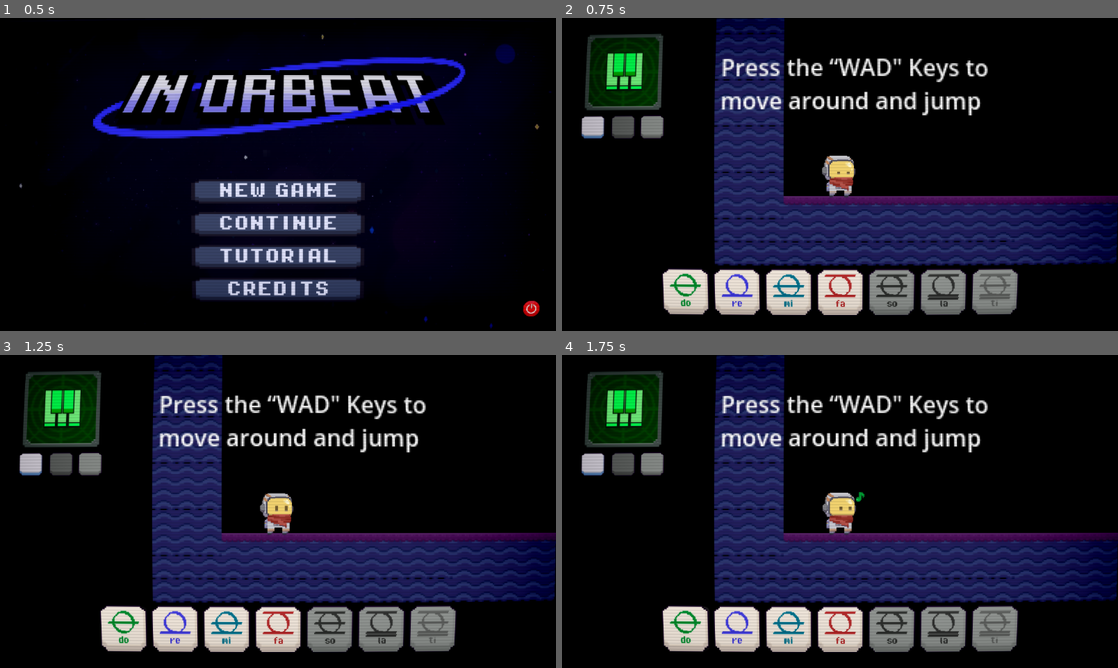
Above: before the commit, frames 1-4 (two rows, left to right).
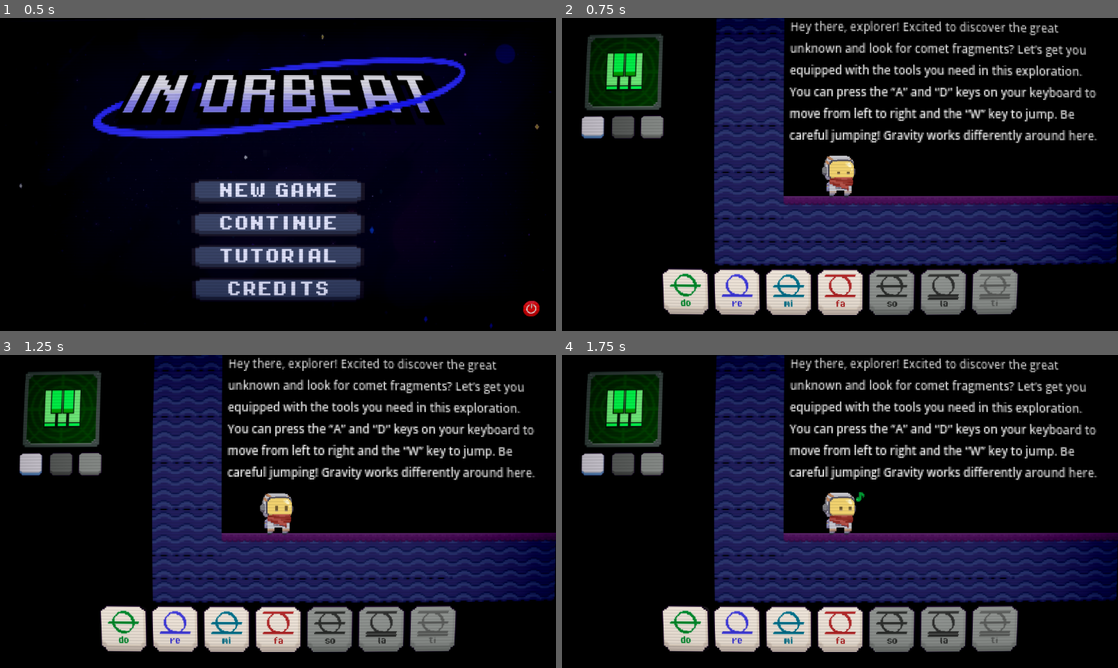
Above: after the commit, the same moments.

Repository: Washington99/musicplatformer
Game: Godot game, scene res://Scenes/main_menu.tscn
Same seed, same stepped clock (60 frames per second), same inputs: the game is played once before the commit and once after it. Sound files missing from this copy of the repository are replaced by a short silence.
Inputs:
- Up to frame 1 (0.5 s): no input
- Up to frame 2 (0.75 s): click "TUTORIAL" at 0.5 s
- Up to frame 3 (1.25 s): no input
- Up to frame 4 (1.75 s): click "Do" at 1.25 s

Frame 1 is identical in both runs. In frame 2, 8.1% of the frame differs, in the area x 28-97%, y 0-40%; in frame 3, 8.1%; in frame 4, 8.1%.

Commit message:
Added labels for tutorial instructions

Diff:
--- a/Scenes/level_tutorial.tscn
+++ b/Scenes/level_tutorial.tscn
@@ -206,22 +206,6 @@
 notes_list = Array[String](["piano_1", "piano_1", "piano_1"])
 next_scene_path = "res://Scenes/level_1.tscn"
 
-[node name="movement_text" type="RichTextLabel" parent="."]
-offset_left = 212.0
-offset_top = 363.0
-offset_right = 408.0
-offset_bottom = 412.0
-text = "Press the “WAD\" Keys to move around and jump"
-fit_content = true
-
-[node name="lifeform_text" type="RichTextLabel" parent="."]
-offset_left = 508.0
-offset_top = 275.0
-offset_right = 755.0
-offset_bottom = 369.0
-text = "This is a Lifeform. They give out hints for your journey. Interact with them by pressing the \"spacebar\"."
-fit_content = true
-
 [node name="player" parent="." instance=ExtResource("6_pma55")]
 position = Vector2(295, 446)
 allowed_instruments = Array[String](["piano"])
@@ -246,12 +230,14 @@
 
 [node name="Lifeform" parent="Gate" instance=ExtResource("6_4ndgs")]
 position = Vector2(36, -50)
+song_list = Array[String](["piano_3"])
 notes_selection = Array[String](["1", "3"])
+is_lifeform_for_vertice = true
 
 [node name="switch" parent="Gate" instance=ExtResource("12_asqfv")]
 position = Vector2(1, -49)
 trigger_keys = Array[String](["piano_3"])
-notes_selection = Array[String](["1", "3", "5"])
+notes_selection = Array[String](["1", "3"])
 
 [node name="Gate2" parent="." node_paths=PackedStringArray("needed_vertices", "lifeform") instance=ExtResource("10_0yhtl")]
 position = Vector2(635, 145)
@@ -260,12 +246,14 @@
 
 [node name="Lifeform2" parent="Gate2" instance=ExtResource("6_4ndgs")]
 position = Vector2(-42, -50)
+song_list = Array[String](["piano_3"])
 notes_selection = Array[String](["1", "3"])
+is_lifeform_for_vertice = true
 
 [node name="switch2" parent="Gate2" instance=ExtResource("12_asqfv")]
 position = Vector2(-1, -50)
 trigger_keys = Array[String](["piano_3"])
-notes_selection = Array[String](["1", "3", "5"])
+notes_selection = Array[String](["1", "3"])
 
 [node name="Mover" parent="." node_paths=PackedStringArray("lifeform", "dest_for_decreasing", "dest_for_increasing") instance=ExtResource("10_2u0h3")]
 position = Vector2(891, 366)
@@ -291,3 +279,55 @@
 offset_left = -1.0
 offset_right = -1.0
 metadata/_edit_use_anchors_ = true
+
+[node name="movement_label" type="Label" parent="."]
+anchors_preset = -1
+offset_left = 260.0
+offset_top = 341.0
+offset_right = 485.0
+offset_bottom = 428.0
+grow_horizontal = 2
+grow_vertical = 2
+size_flags_vertical = 8
+theme_override_font_sizes/font_size = 8
+text = "Hey there, explorer! Excited to discover the great unknown and look for comet fragments? Let’s get you equipped with the tools you need in this exploration.
+You can press the “A” and “D” keys on your keyboard to move from left to right and the “W” key to jump. Be careful jumping! Gravity works differently around here."
+autowrap_mode = 2
+
+[node name="lifeform_label" type="Label" parent="."]
+offset_left = 544.0
+offset_top = 282.0
+offset_right = 761.0
+offset_bottom = 369.0
+theme_override_font_sizes/font_size = 8
+text = "In your exploration journey, you will come across these lifeforms. These sentient species serve as a guide as you traverse through the planet. Interact with them by pressing the spacebar and musical notes will play. Take note of these notes as it will help you as you go deeper in this adventure! Try and listen to this lifeform."
+autowrap_mode = 2
+
+[node name="mover_label" type="Label" parent="."]
+offset_left = 772.0
+offset_top = 280.0
+offset_right = 972.0
+offset_bottom = 382.0
+theme_override_font_sizes/font_size = 8
+text = " Do you remember the note played by the lifeform earlier? That suggests the middle note for this mover! A mover listens to a series of musical notes played in an ascending (moving upwards in pitch) or descending (moving downwards in pitch) melodic line. Try playing ‘Mi-Re-Do’ first, then ‘Do-Re-Mi’ and see where it takes you!"
+autowrap_mode = 2
+
+[node name="gate_label" type="Label" parent="."]
+offset_left = 780.0
+offset_top = 32.0
+offset_right = 978.0
+offset_bottom = 109.0
+theme_override_font_sizes/font_size = 8
+text = "Oh no! There’s a bound gate blocking our way. These gates have their corresponding vertex that opens the gate when you play the correct note. Press the spacebar on the microphone-looking vertex to hear which note you need to play!
+"
+autowrap_mode = 2
+
+[node name="comet_label" type="Label" parent="."]
+offset_left = 292.0
+offset_top = 48.0
+offset_right = 443.0
+offset_bottom = 165.0
+theme_override_font_sizes/font_size = 8
+text = " Woah! What’s that? A comet fragment? Nice! We’re almost done. In order to acquire this comet, you should play the notes that it will play. Be careful, making a mistake would shuffle the notes you have to play. Press the spacebar to reveal the notes and try to play the correct sequence!
+"
+autowrap_mode = 2
